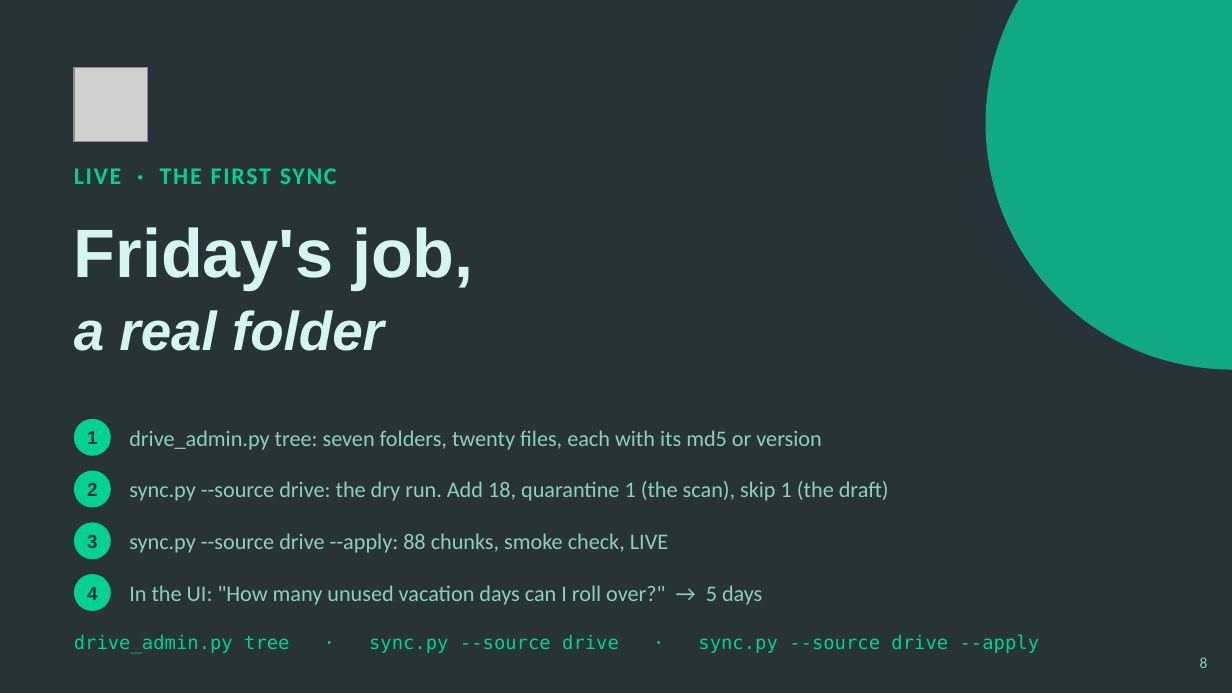
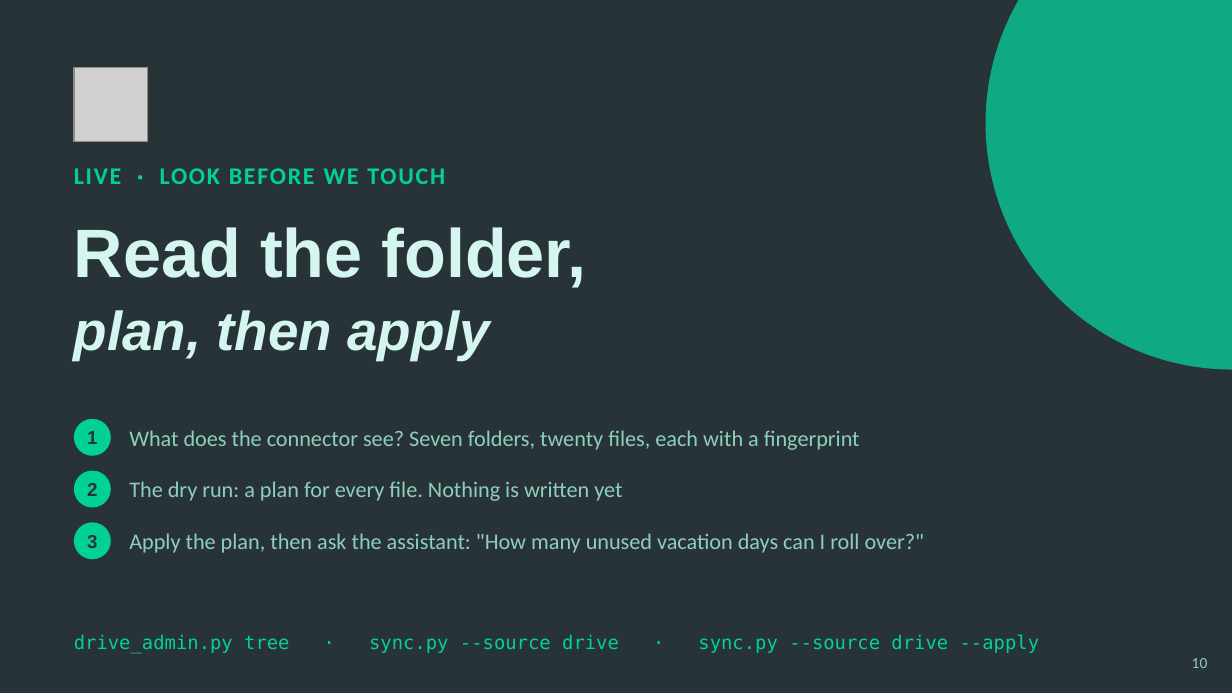
Before and after one commit to hasankanaan26/acme-desk, a slide deck: slide 10 of slides/part1-source.pptx (slide 8 before the commit). Drawn at 1232x693 pixels with LibreOffice and Linux fonts; fonts in the diff are those of the drawing; grey boxes stand for pictures. Boxes give left, top, right and bottom in pixels: in the first picture for what was removed or moved away, otherwise in the second. Text is boxed around its words. In the diff, an @@ line names an element or a change of style, - is before the commit and + after.

```diff
--- a/slides/part1-source.pptx
+++ b/slides/part1-source.pptx
@@ text at [74,168,445,184]: text changed @@
-LIVE · THE FIRST SYNC
+LIVE · LOOK BEFORE WE TOUCH
@@ text at [74,227,587,288]: text changed @@
-Friday's job,
+Read the folder,
@@ text at [74,310,490,360]: text changed @@
-a real folder
+plan, then apply
@@ text at [129,430,860,450]: text changed @@
-drive_admin.py tree: seven folders, twenty files, each with its md5 or version
+What does the connector see? Seven folders, twenty files, each with a fingerprint
@@ text at [129,481,622,501]: text changed @@
-sync.py --source drive: the dry run. Add 18, quarantine 1 (the scan), skip 1 (the draft)
+The dry run: a plan for every file. Nothing is written yet
@@ text at [129,533,924,553]: text changed @@
-sync.py --source drive --apply: 88 chunks, smoke check, LIVE
+Apply the plan, then ask the assistant: "How many unused vacation days can I roll over?"
@@ ellipse removed at [74,574,111,611] @@
@@ text removed at [87,587,97,600] @@
-4
@@ text removed at [129,585,762,605] @@
-In the UI: "How many unused vacation days can I roll over?" → 5 days
@@ text at [1192,658,1208,668]: text changed @@
-8
+10
```
Also in this commit, not shown: 14 other slides changed, 21 slides added, 6 slides removed, 28 other files.
